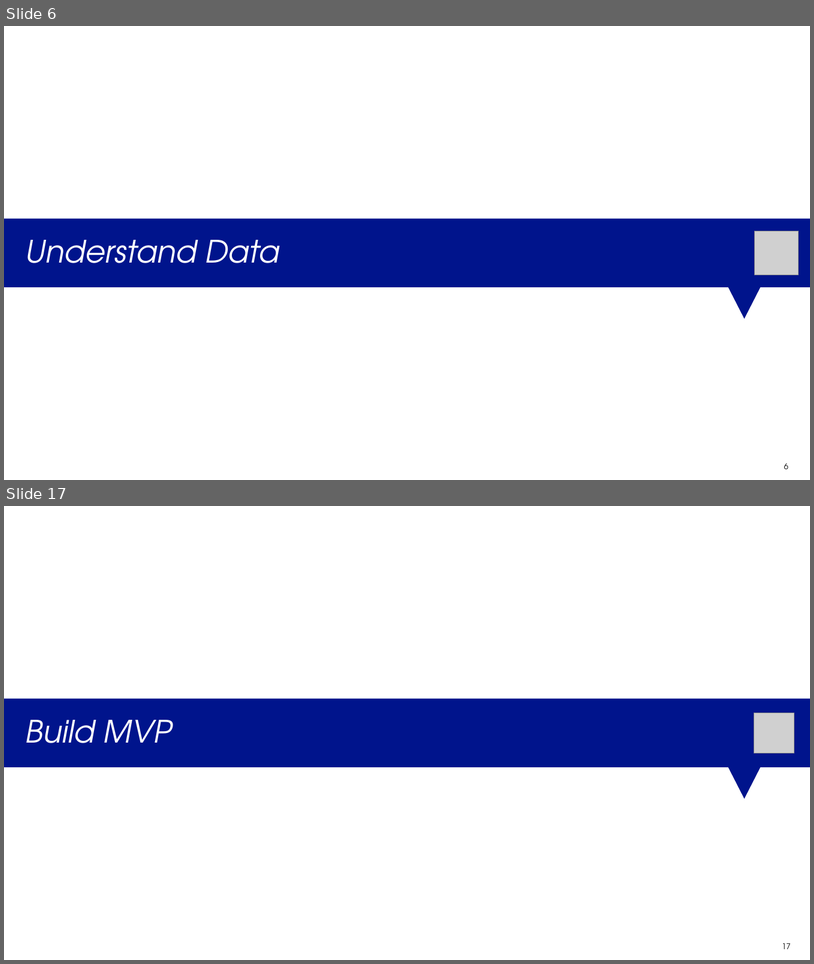
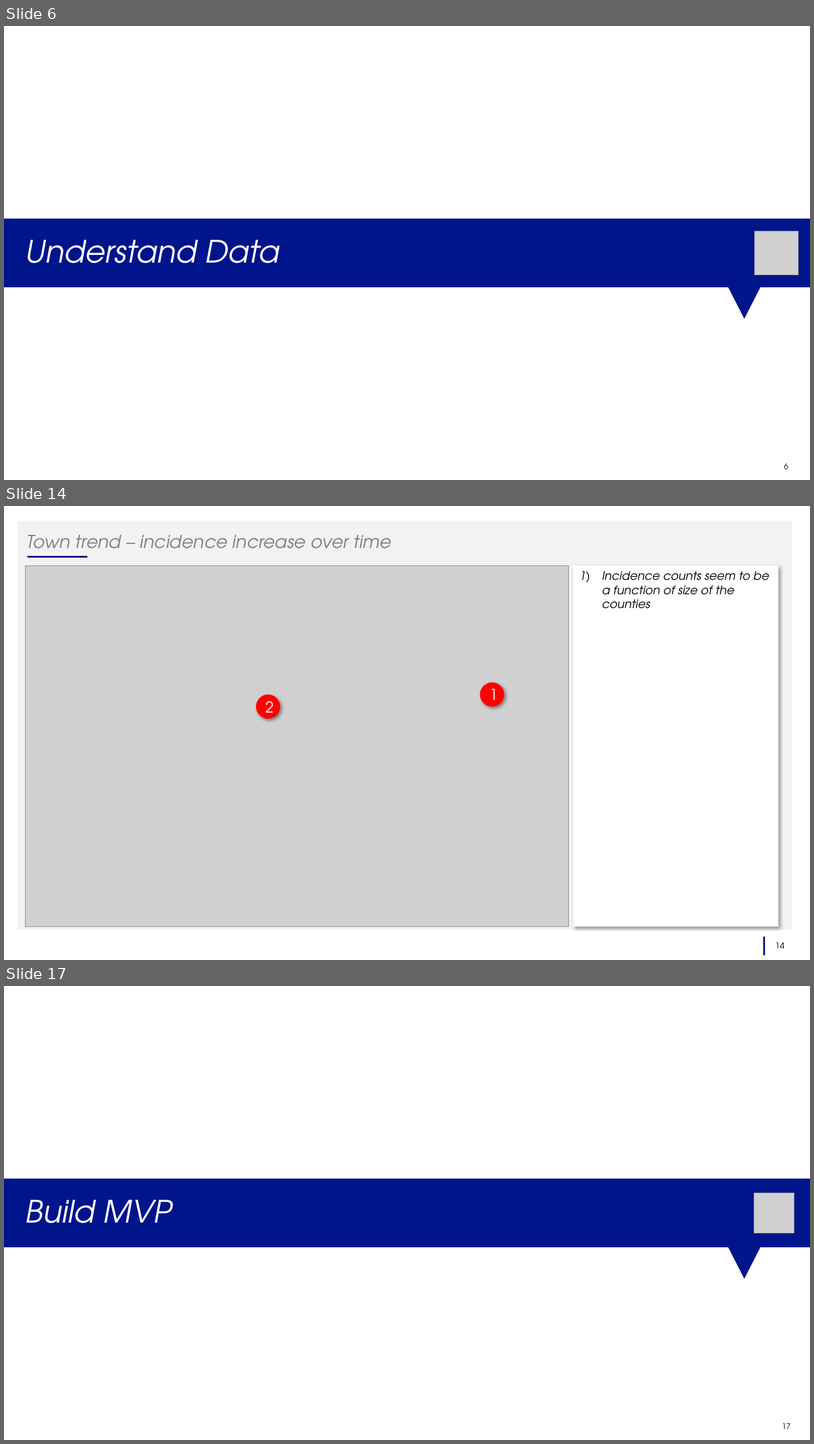
Before and after one commit to vckolla/corona, a slide deck: 05_corona_trend_mvp_2020_04_05_v2.pptx. Shown one above the other, each under a label of ours: slides 6 and 17 before the commit, slides 6, 14 and 17 after it; the slides between them are not shown. The pictures are 814x964 and 814x1444 pixels, drawn with LibreOffice and Linux fonts; fonts in the diff are those of the drawing; grey boxes stand for pictures. Boxes give left, top, right and bottom in pixels: in the first picture for what was removed or moved away, otherwise in the second. Text is boxed around its words. In the diff, an @@ line names an element or a change of style, - is before the commit and + after.

```diff
--- a/05_corona_trend_mvp_2020_04_05_v2.pptx
+++ b/05_corona_trend_mvp_2020_04_05_v2.pptx
@@ slide 14 added at (4,506,810,960), background #FFFFFF @@
@@ rectangle added at (17,521,792,930), fill #F2F2F2 @@
@@ title added at (26,535,392,556), 21.3 pt, text #808080, italic @@
+Town trend – incidence increase over time
@@ line added from (27, 557) to (87, 557), #00148C 2.25 pt @@
@@ picture added at (25,565,570,927) @@
@@ rectangle added at (574,565,779,927), fill #FFFFFF, 14 pt, text #000000, italic @@
+1) Incidence counts seem to be a function of size of the counties
@@ ellipse added at (480,682,504,706), fill #FF0000, 18 pt, text #FFFFFF @@
+1
@@ ellipse added at (256,694,281,718), fill #FF0000, 18 pt, text #FFFFFF @@
+2
@@ line added from (764, 955) to (764, 936), #00148C 2.25 pt @@
@@ page number added at (776,942,785,948), 10 pt, text #000000 @@
+14
```
Also in this commit, not shown: 6 slides changed, 5 other slides added, 6 slides removed, 17 other files.
